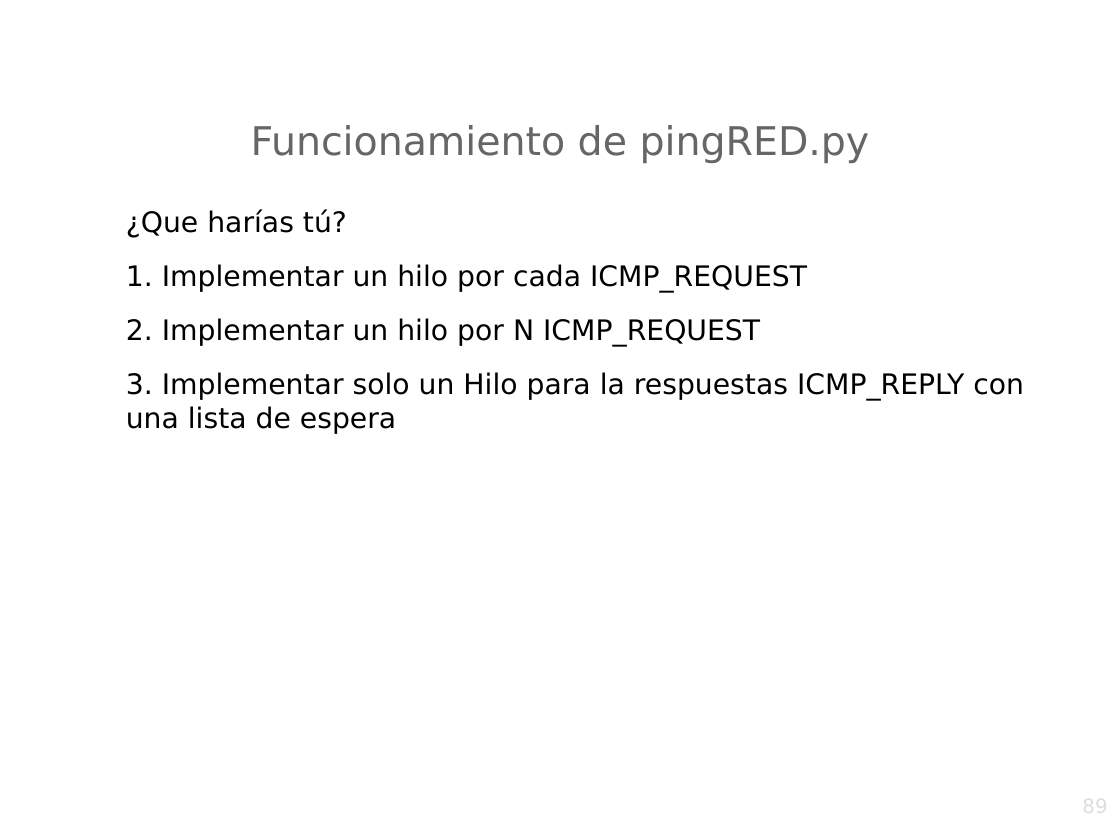
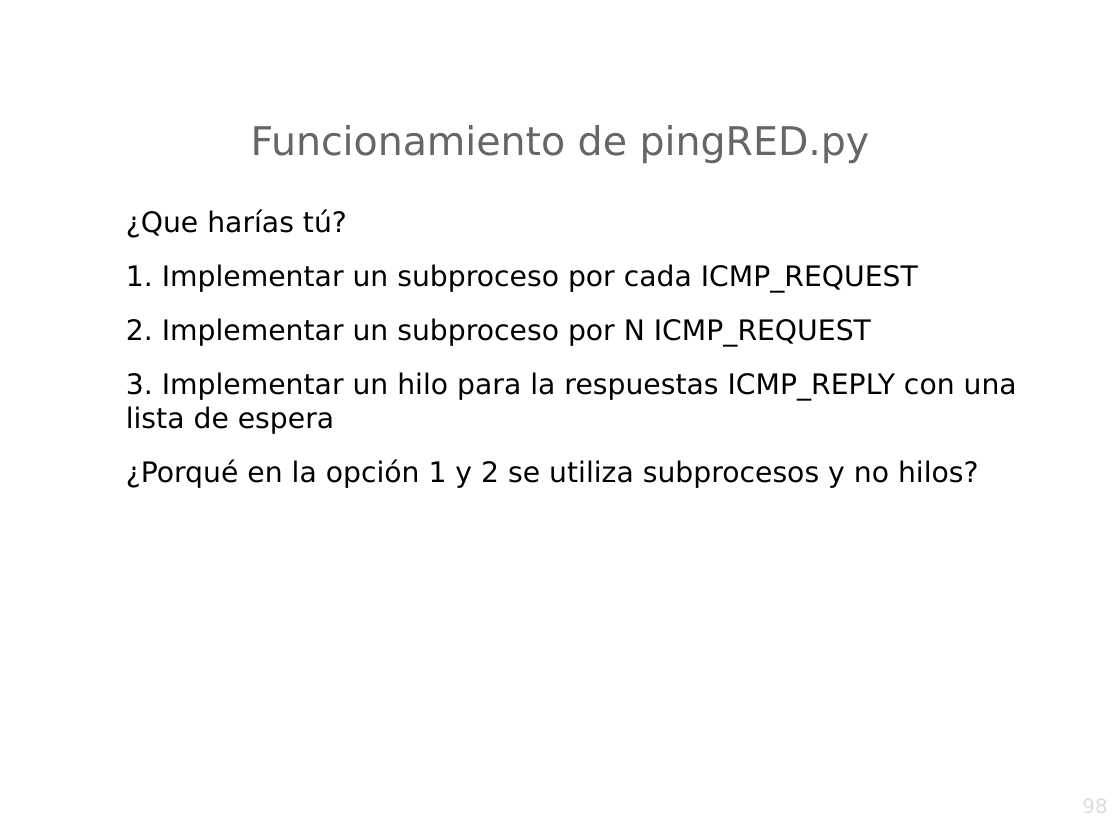
Before and after one commit to srealmoreno/Python, a slide deck: slide 98 of PING/ping.odp (slide 89 before the commit). Drawn at 1120x840 pixels with LibreOffice and Linux fonts; fonts in the diff are those of the drawing; background and template pictures are left out. Boxes give left, top, right and bottom in pixels: in the first picture for what was removed or moved away, otherwise in the second. Text is boxed around its words. In the diff, an @@ line names an element or a change of style, - is before the commit and + after.

```diff
--- a/PING/ping.odp
+++ b/PING/ping.odp
@@ text at bbox=[126, 264, 1017, 488]: text changed @@
-1. Implementar un hilo por cada ICMP_REQUEST
-2. Implementar un hilo por N ICMP_REQUEST
-3. Implementar solo un Hilo para la respuestas ICMP_REPLY con una lista de espera
+1. Implementar un subproceso por cada ICMP_REQUEST
+2. Implementar un subproceso por N ICMP_REQUEST
+3. Implementar un hilo para la respuestas ICMP_REPLY con una lista de espera
+¿Porqué en la opción 1 y 2 se utiliza subprocesos y no hilos?
@@ page number at bbox=[848, 795, 1109, 840]: text changed @@
-89
+98
```
Also in this commit, not shown: 8 other slides changed, 10 slides added, 1 other file.
